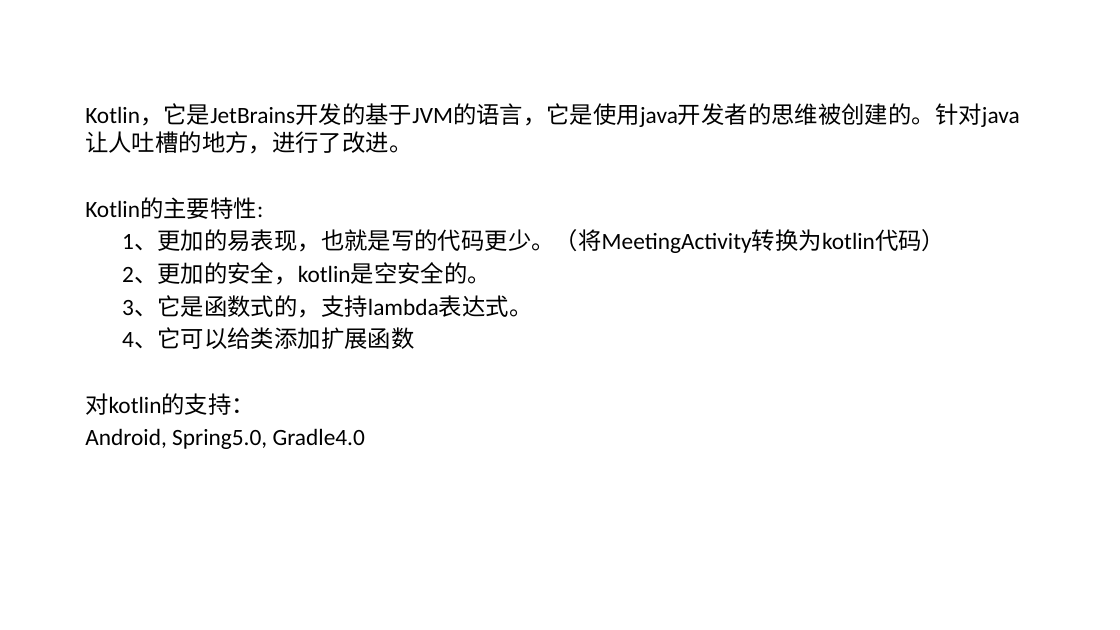
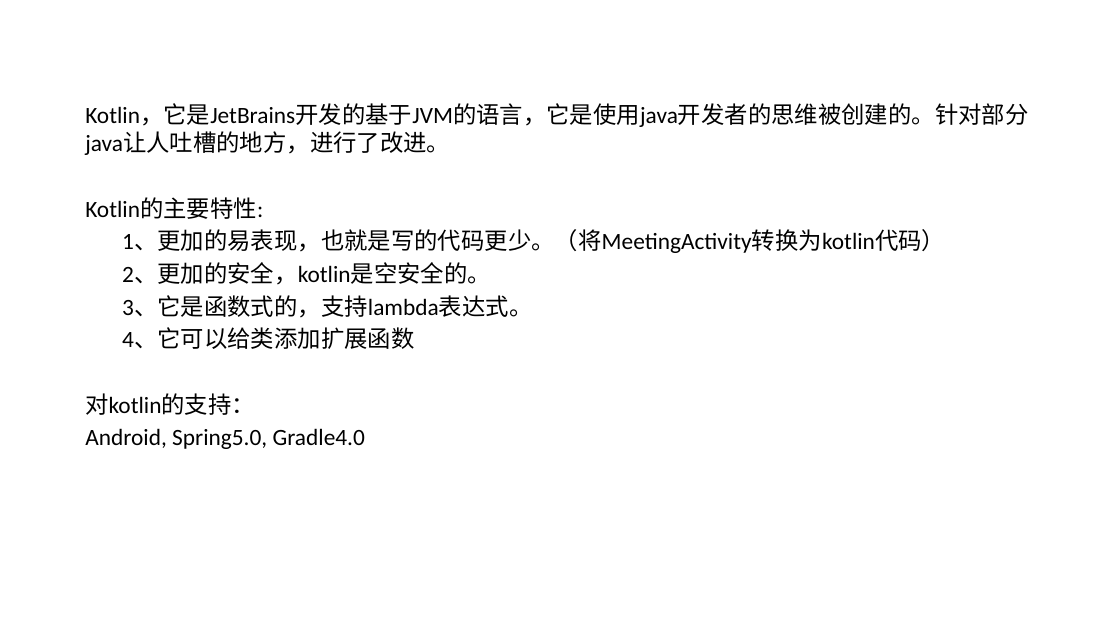
Before and after one commit to shenbibo/KotlinWeather, a slide deck: slide 3 of docs/初探kotlin - 副本.pptx. Drawn at 1120x630 pixels with LibreOffice and Linux fonts; fonts in the diff are those of the drawing; background and template pictures are left out. Boxes give left, top, right and bottom in pixels: in the first picture for what was removed or moved away, otherwise in the second. Text is boxed around its words. In the diff, an @@ line names an element or a change of style, - is before the commit and + after.

```diff
--- a/docs/初探kotlin - 副本.pptx
+++ b/docs/初探kotlin - 副本.pptx
@@ text at <box>85,103,1028,155</box>: text changed @@
-Kotlin，它是JetBrains开发的基于JVM的语言，它是使用java开发者的思维被创建的。针对java让人吐槽的地方，进行了改进。
+Kotlin，它是JetBrains开发的基于JVM的语言，它是使用java开发者的思维被创建的。针对部分java让人吐槽的地方，进行了改进。
```
Also in this commit, not shown: 5 other slides changed, 2 slides added, 1 slide removed, 1 other file.
